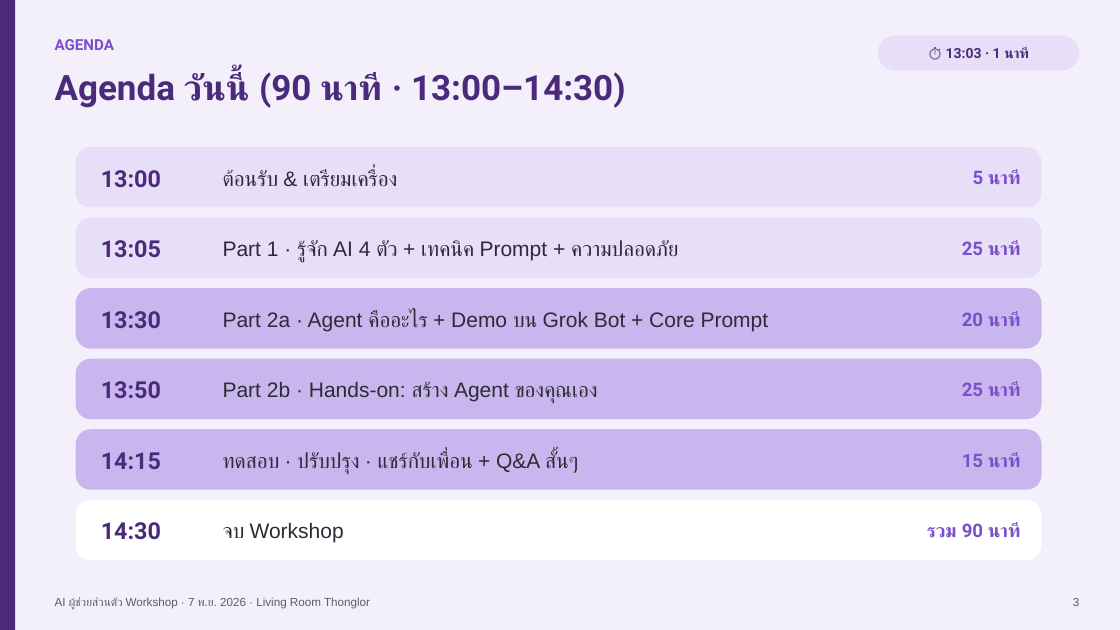
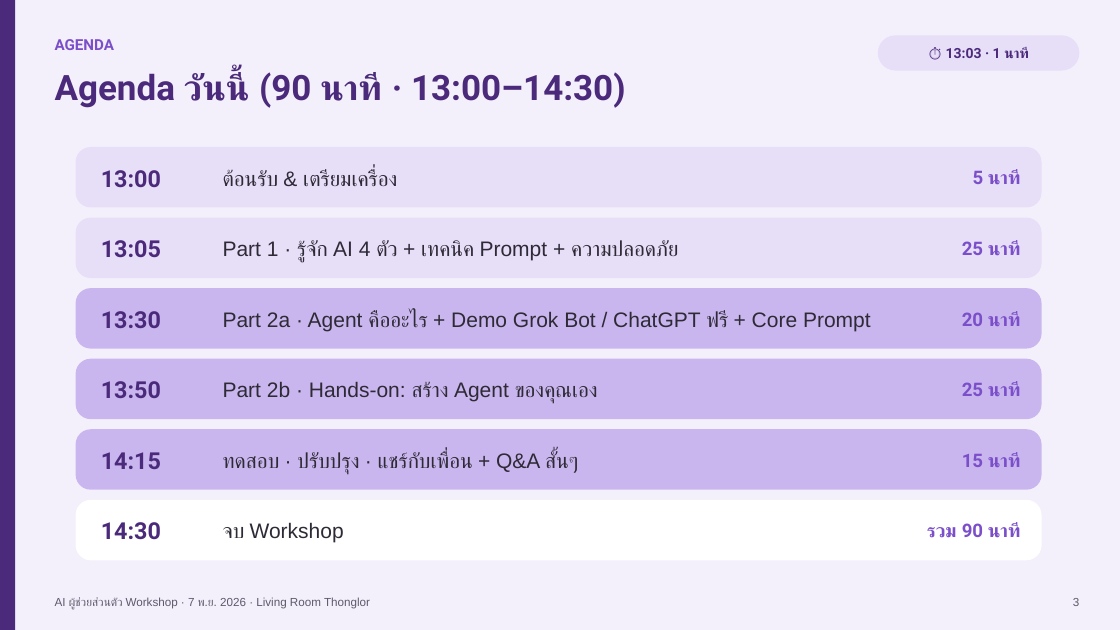
Before and after one commit to nuisait/ai-workshop-nov7, a slide deck: slide 3 of AI_Workshop.pptx. Drawn at 1120x630 pixels with LibreOffice and Linux fonts; fonts in the diff are those of the drawing. Boxes give left, top, right and bottom in pixels: in the first picture for what was removed or moved away, otherwise in the second. Text is boxed around its words. In the diff, an @@ line names an element or a change of style, - is before the commit and + after.

```diff
--- a/AI_Workshop.pptx
+++ b/AI_Workshop.pptx
@@ text at [223, 310, 871, 331]: text changed @@
-Part 2a · Agent คืออะไร + Demo บน Grok Bot + Core Prompt
+Part 2a · Agent คืออะไร + Demo Grok Bot / ChatGPT ฟรี + Core Prompt
```
Also in this commit, not shown: 8 other slides changed, 1 slide added, 2 other files.
